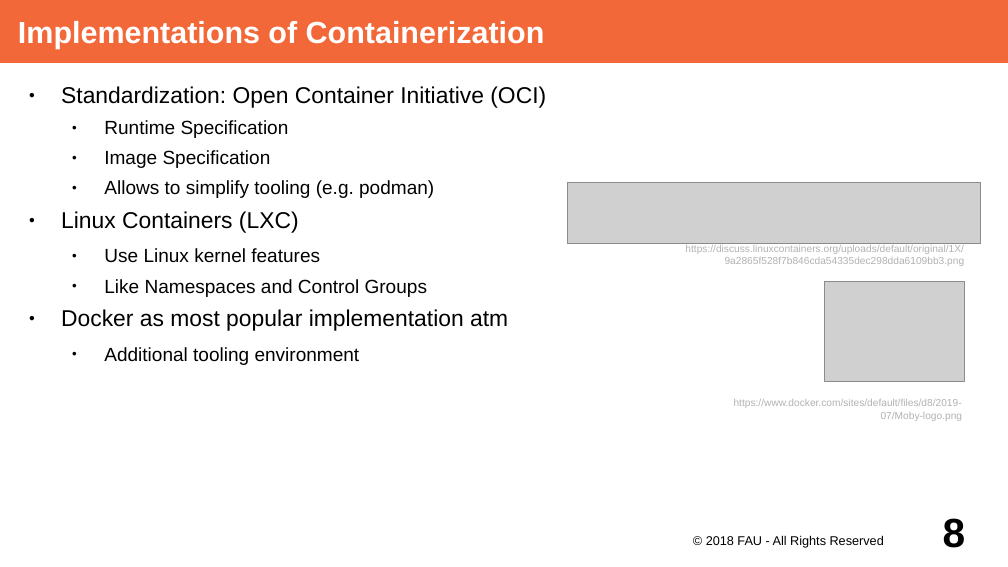
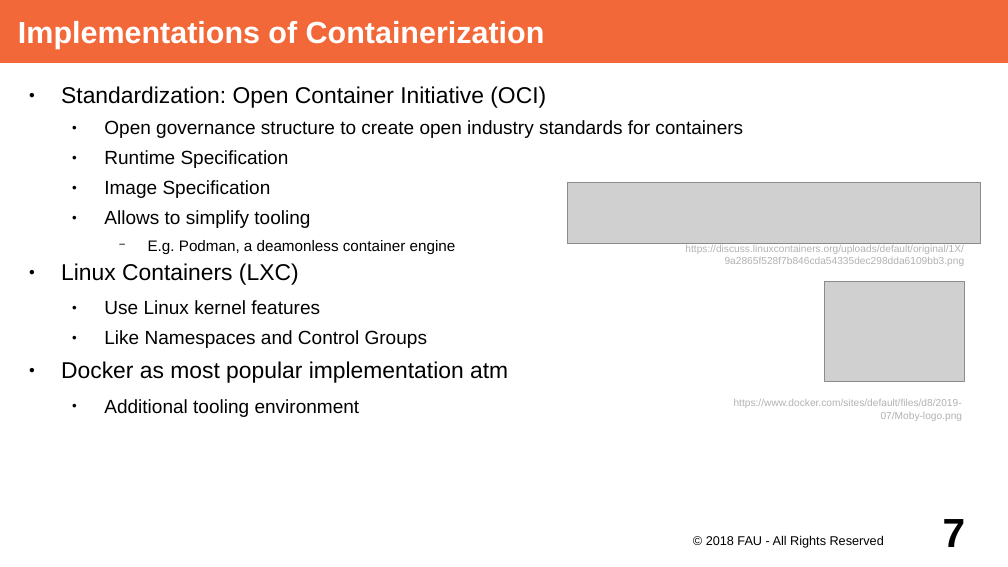
Before and after one commit to dirkriehle/adap-course, a slide deck: slide 7 of Lecture Slides/ADAP Z01 - Containerization.odp (slide 8 before the commit). Drawn at 1008x567 pixels with LibreOffice and Linux fonts; fonts in the diff are those of the drawing; grey boxes stand for pictures. Boxes give left, top, right and bottom in pixels: in the first picture for what was removed or moved away, otherwise in the second. Text is boxed around its words. In the diff, an @@ line names an element or a change of style, - is before the commit and + after.

Commit message:
Extend containerization slides

```diff
--- a/Lecture Slides/ADAP Z01 - Containerization.odp
+++ b/Lecture Slides/ADAP Z01 - Containerization.odp
@@ text at (104,120,743,138): paragraph added @@
+  ● Open governance structure to create open industry standards for containers
@@ text at (104,210,456,254): text changed; size 15 to 12 pt @@
-  ● Allows to simplify tooling (e.g. podman)
+  ● Allows to simplify tooling
+    − E.g. Podman, a deamonless container engine
@@ page number at (943,519,966,547): text changed @@
-8
+7
```
Also in this commit, not shown: 8 other slides changed.
